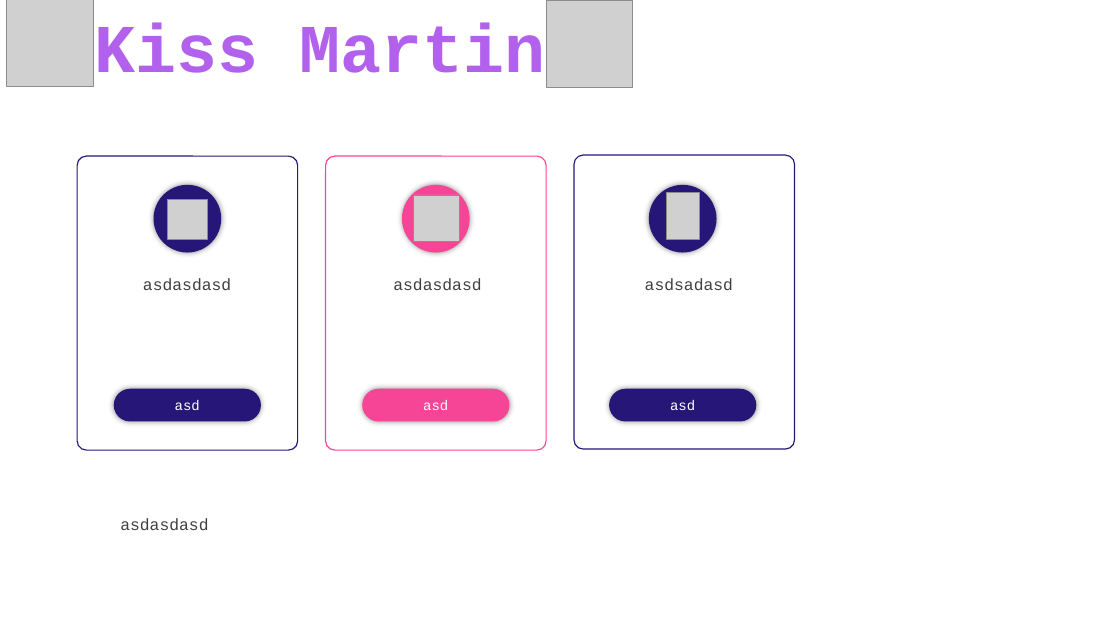
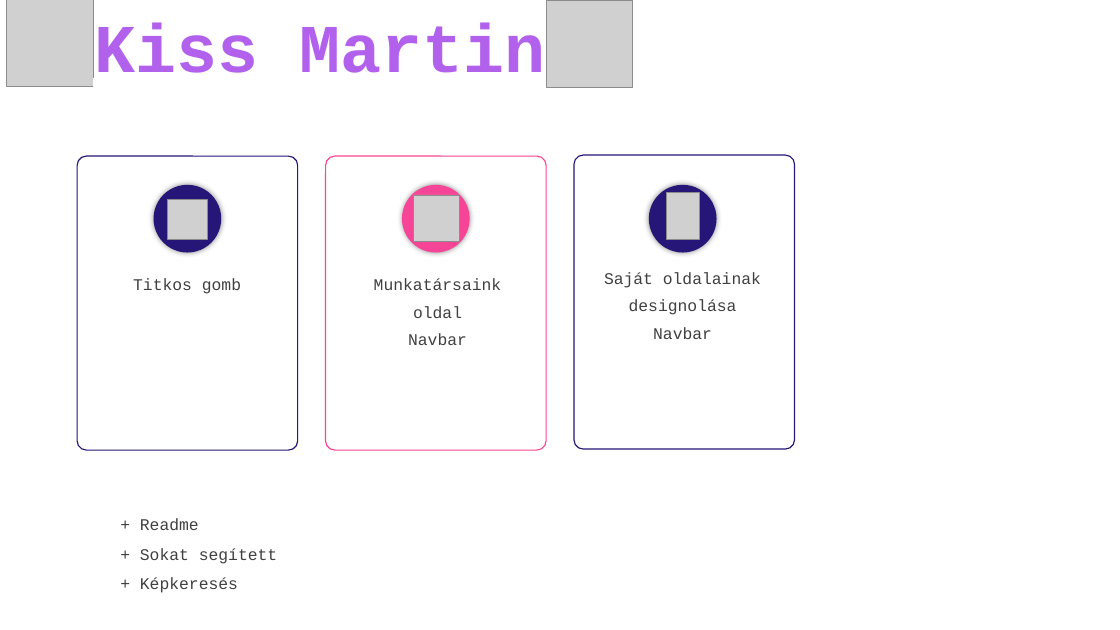
Before and after one commit to Kiss-Martin/lilakod-project, a slide deck: slide 2 of Ppt azaz PowerPoint prezi prezentáció/A Lilaköd-Projekt.pptx. Drawn at 1120x630 pixels with LibreOffice and Linux fonts; fonts in the diff are those of the drawing; grey boxes stand for pictures. Boxes give left, top, right and bottom in pixels: in the first picture for what was removed or moved away, otherwise in the second. Text is boxed around its words. In the diff, an @@ line names an element or a change of style, - is before the commit and + after.

Commit message:
jelentkezés design ppt kész #6 #16 #17 #18

```diff
--- a/Ppt azaz PowerPoint prezi prezentáció/A Lilaköd-Projekt.pptx
+++ b/Ppt azaz PowerPoint prezi prezentáció/A Lilaköd-Projekt.pptx
@@ text at (133, 278, 241, 294): text changed @@
-asdasdasd
+Titkos gomb
@@ text at (374, 278, 501, 345): text changed @@
-asdasdasd
+Munkatársaink oldal
+Navbar
@@ text at (604, 272, 761, 339): text changed @@
-asdsadasd
+Saját oldalainak designolása
+Navbar
@@ group removed at (113, 389, 756, 422): 3 rounded rectangles, 3 texts @@
-asd
-asd
-asd
@@ text at (140, 518, 277, 593): text changed @@
-asdasdasd
++ Readme
++ Sokat segített
++ Képkeresés
```
Also in this commit, not shown: 2 other slides changed, 3 other files.
